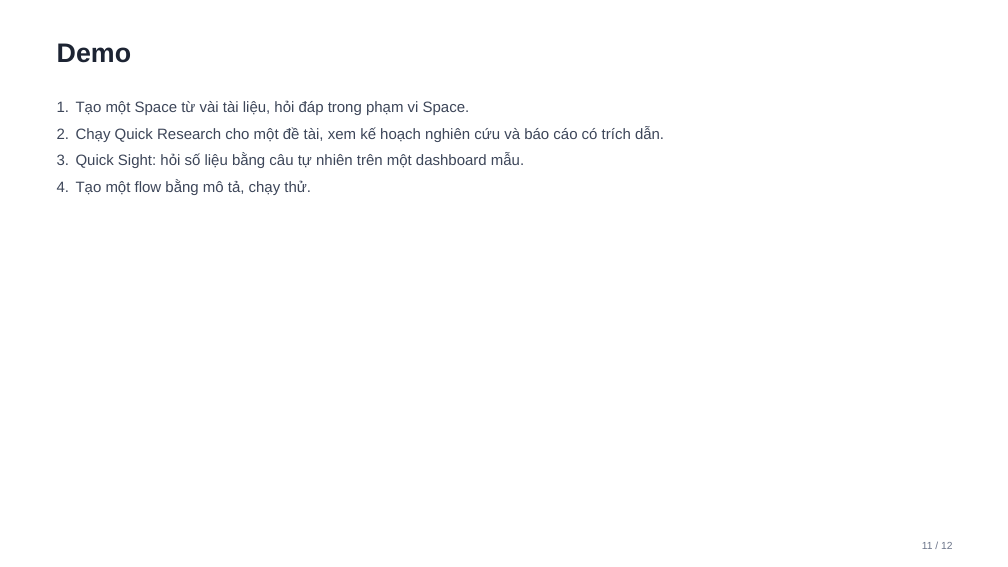
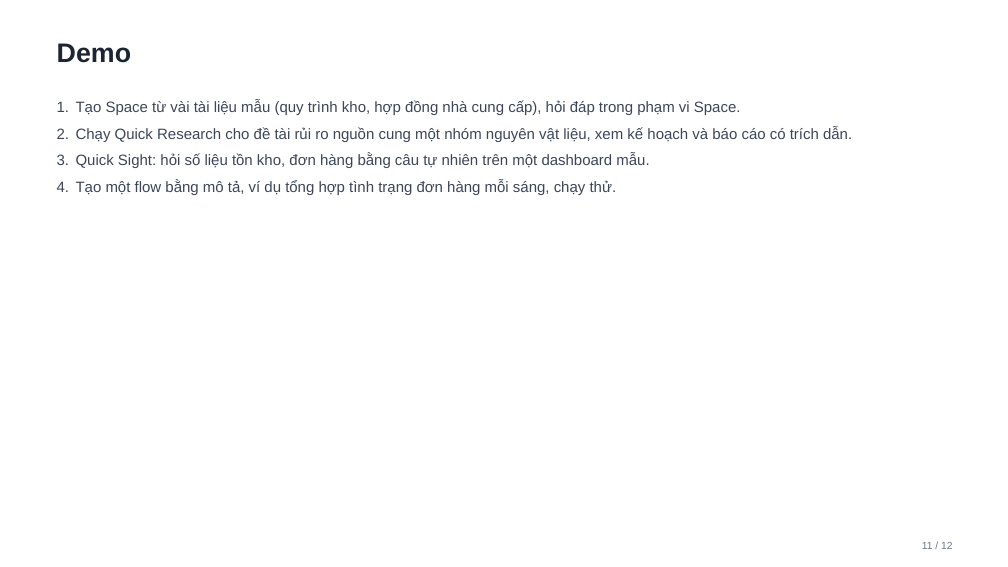
Before and after one commit to hiepnhoc/HiGa, a slide deck: slide 11 of public/slides/amazon-quick/amazon-quick.pptx. Drawn at 1008x567 pixels with LibreOffice and Linux fonts; fonts in the diff are those of the drawing. Boxes give left, top, right and bottom in pixels: in the first picture for what was removed or moved away, otherwise in the second. Text is boxed around its words. In the diff, an @@ line names an element or a change of style, - is before the commit and + after.

```diff
--- a/public/slides/amazon-quick/amazon-quick.pptx
+++ b/public/slides/amazon-quick/amazon-quick.pptx
@@ text at <box>76,100,852,195</box>: text changed @@
-1. Tạo một Space từ vài tài liệu, hỏi đáp trong phạm vi Space.
-2. Chạy Quick Research cho một đề tài, xem kế hoạch nghiên cứu và báo cáo có trích dẫn.
-3. Quick Sight: hỏi số liệu bằng câu tự nhiên trên một dashboard mẫu.
-4. Tạo một flow bằng mô tả, chạy thử.
+1. Tạo Space từ vài tài liệu mẫu (quy trình kho, hợp đồng nhà cung cấp), hỏi đáp trong phạm vi Space.
+2. Chạy Quick Research cho đề tài rủi ro nguồn cung một nhóm nguyên vật liệu, xem kế hoạch và báo cáo có trích dẫn.
+3. Quick Sight: hỏi số liệu tồn kho, đơn hàng bằng câu tự nhiên trên một dashboard mẫu.
+4. Tạo một flow bằng mô tả, ví dụ tổng hợp tình trạng đơn hàng mỗi sáng, chạy thử.
```
Also in this commit, not shown: 6 other slides changed, 3 other files.
